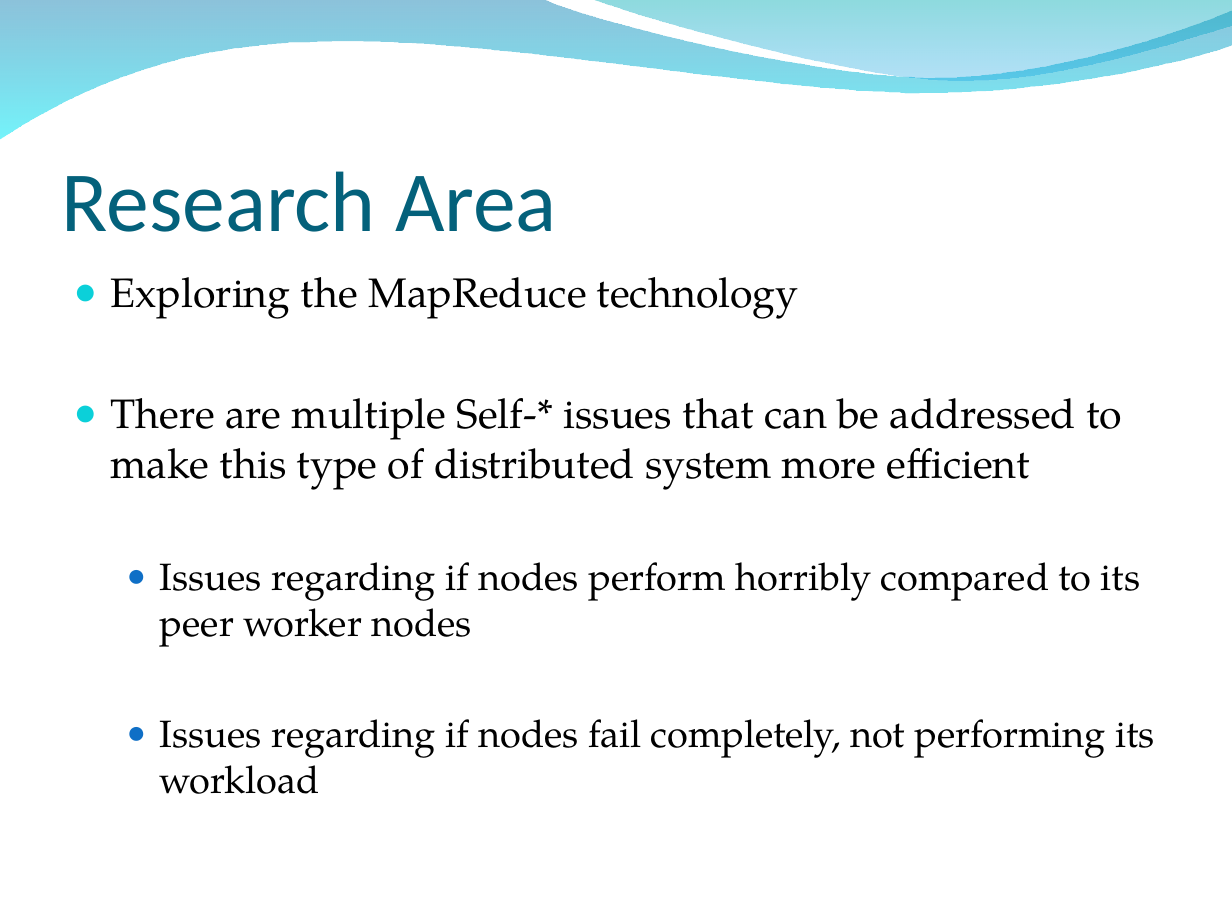
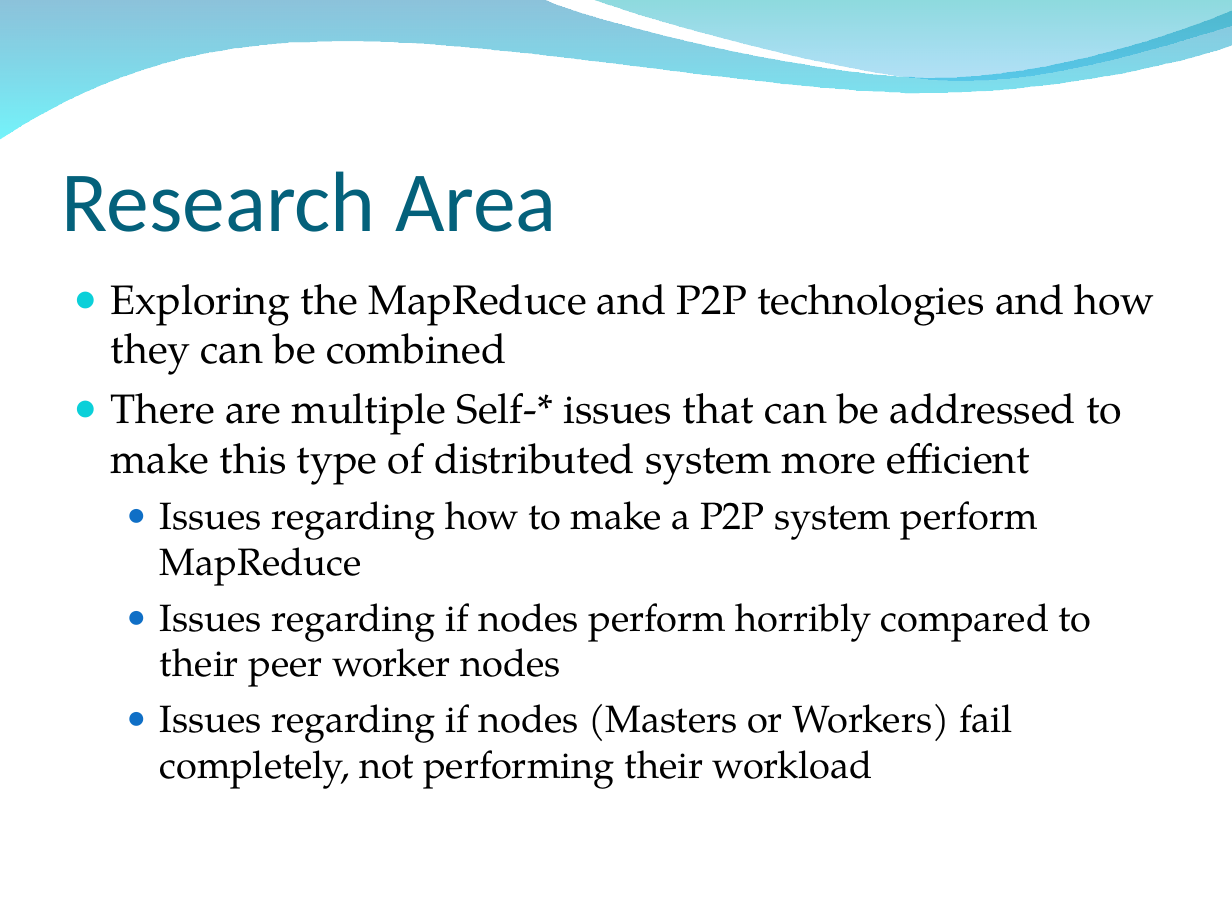
Before and after one commit to osecki/cs647, a slide deck: slide 2 of Documentation/Presentation.ppt. Drawn at 1232x924 pixels with LibreOffice and Linux fonts; fonts in the diff are those of the drawing; background and template pictures are left out. Boxes give left, top, right and bottom in pixels: in the first picture for what was removed or moved away, otherwise in the second. Text is boxed around its words. In the diff, an @@ line names an element or a change of style, - is before the commit and + after.

```diff
--- a/Documentation/Presentation.ppt
+++ b/Documentation/Presentation.ppt
@@ text at <box>110,284,1155,375</box>: text changed @@
-● Exploring the MapReduce technology
+● Exploring the MapReduce and P2P technologies and how they can be combined
@@ text at <box>160,501,1092,789</box>: text changed @@
-  ● Issues regarding if nodes perform horribly compared to its peer worker nodes
-  ● Issues regarding if nodes fail completely, not performing its workload
+  ● Issues regarding how to make a P2P system perform MapReduce
+  ● Issues regarding if nodes perform horribly compared to their peer worker nodes
+  ● Issues regarding if nodes (Masters or Workers) fail completely, not performing their workload
```
Also in this commit, not shown: 5 other slides changed, 2 other files.
